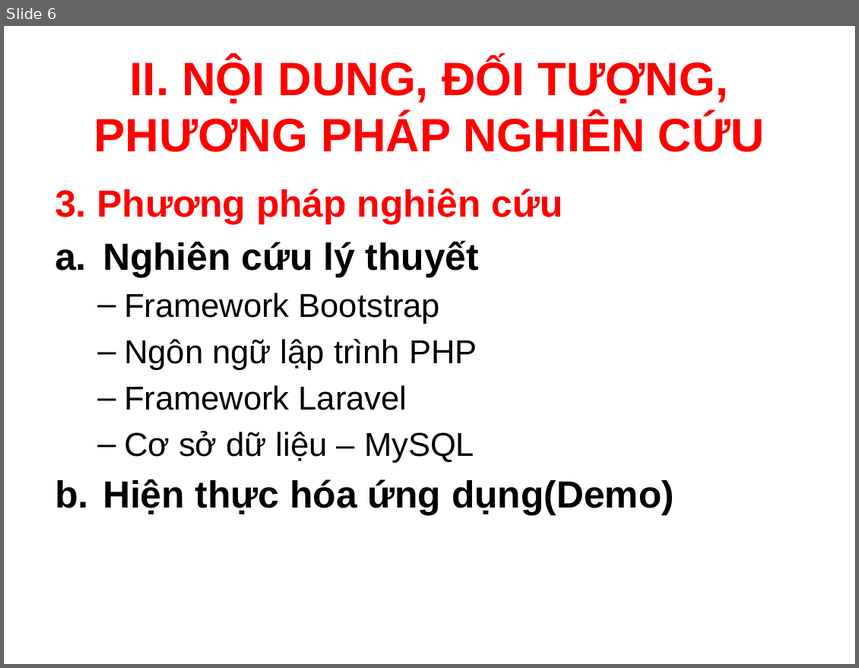
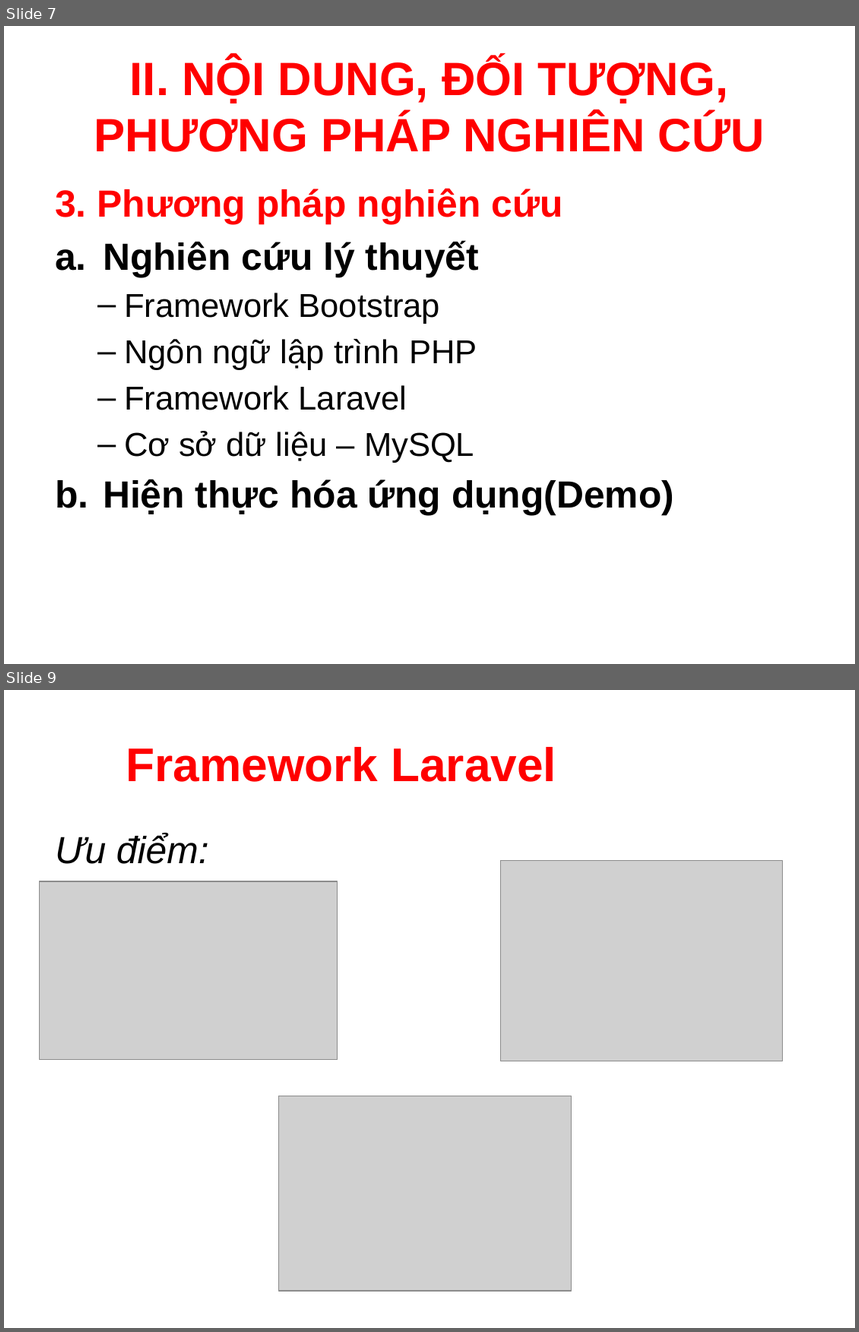
Before and after one commit to MTeeIT/Do_An_MH, a slide deck: bao cao/Slide Bao Cao.pptx. Shown one above the other, each under a label of ours: slide 6 before the commit, slides 7 and 9 after it; the slides between them are not shown. The pictures are 859x668 and 859x1332 pixels, drawn with LibreOffice and Linux fonts; fonts in the diff are those of the drawing; grey boxes stand for pictures; background and template pictures are left out. Boxes give left, top, right and bottom in pixels: in the first picture for what was removed or moved away, otherwise in the second. Text is boxed around its words. In the diff, an @@ line names an element or a change of style, - is before the commit and + after.

```diff
--- a/bao cao/Slide Bao Cao.pptx
+++ b/bao cao/Slide Bao Cao.pptx
@@ slide 9 added at bbox=[4, 690, 855, 1328], background picture (left out) @@
@@ text added at bbox=[126, 747, 557, 782], 40 pt, text #FF0000, bold @@
+  Framework Laravel
@@ text added at bbox=[55, 834, 209, 864], 32 pt, text #000000, italic @@
+Ưu điểm:
@@ picture added at bbox=[500, 861, 782, 1061] @@
@@ picture added at bbox=[40, 882, 338, 1060] @@
@@ picture added at bbox=[279, 1096, 572, 1291] @@
@@ what was slide 6 is now slide 7 @@
```
Also in this commit, not shown: 2 other slides added, 4 other files.
